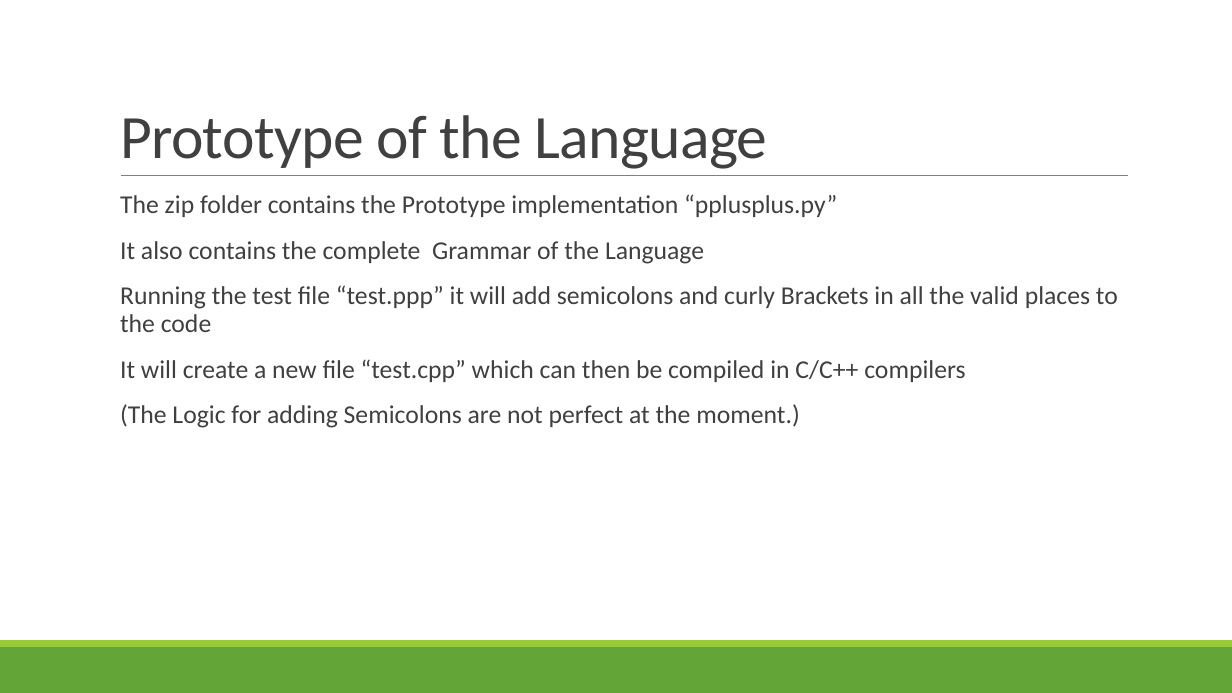
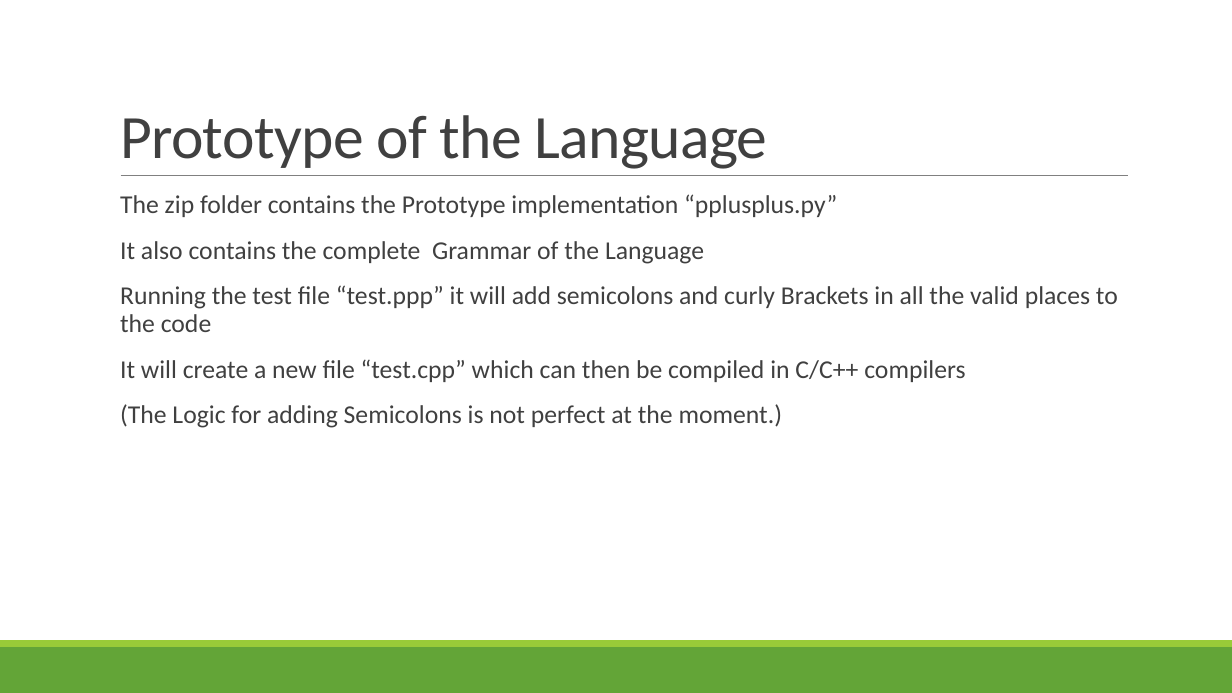
Before and after one commit to flo100500/p-, a slide deck: slide 12 of ReadMe.pptx. Drawn at 1232x693 pixels with LibreOffice and Linux fonts; fonts in the diff are those of the drawing. Boxes give left, top, right and bottom in pixels: in the first picture for what was removed or moved away, otherwise in the second. Text is boxed around its words. In the diff, an @@ line names an element or a change of style, - is before the commit and + after.

```diff
--- a/ReadMe.pptx
+++ b/ReadMe.pptx
@@ text at <box>120,404,783,428</box>: text changed @@
-  (The Logic for adding Semicolons are not perfect at the moment.)
+  (The Logic for adding Semicolons is not perfect at the moment.)
```
Also in this commit, not shown: 3 other slides changed.
